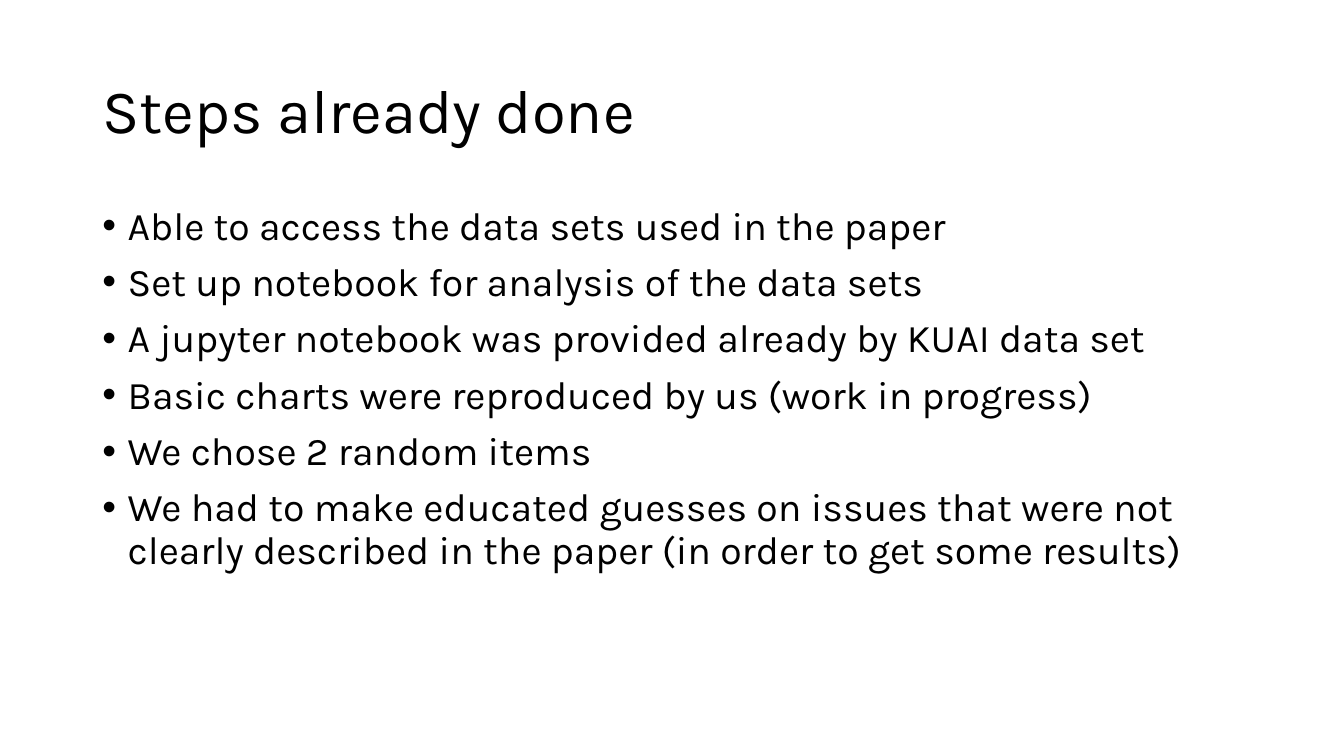
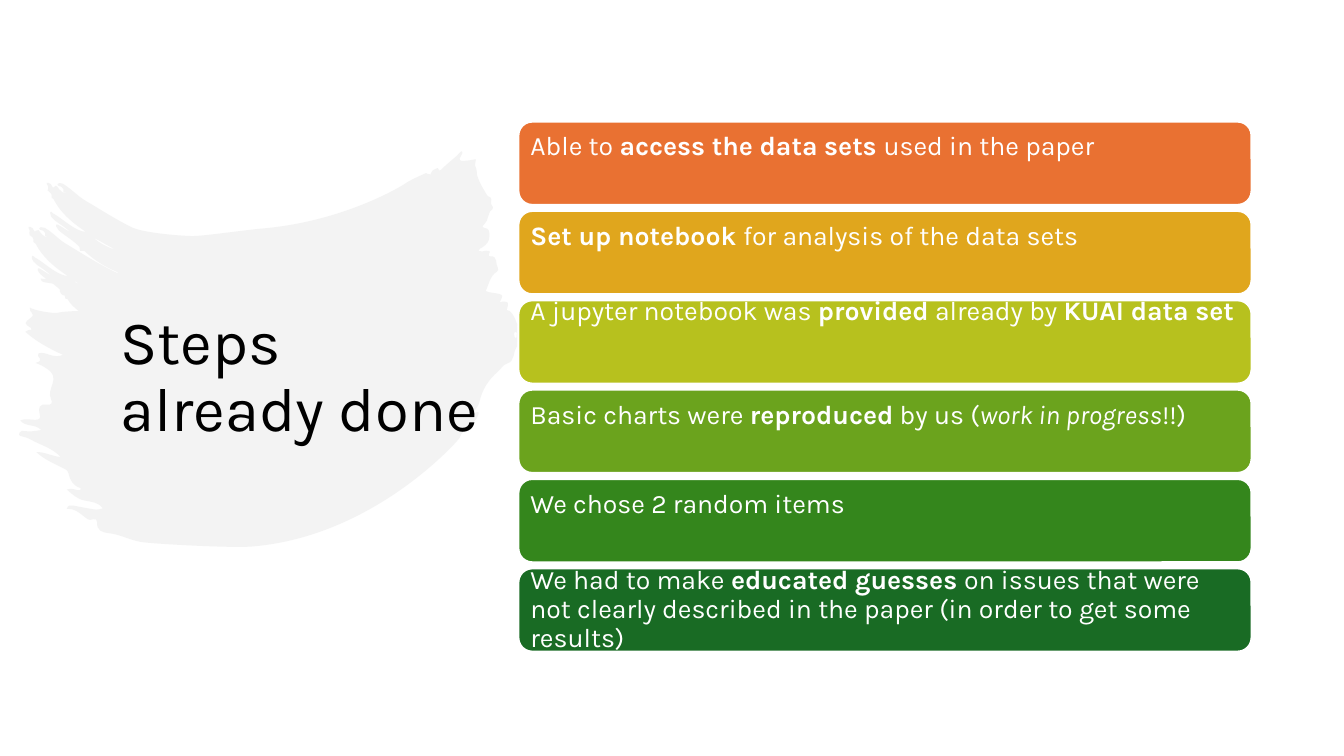
Before and after one commit to cfuss/edds_ex2, a slide deck: slide 2 of EDDS Exercise 2 - presentation.pptx. Drawn at 1344x756 pixels with LibreOffice and Linux fonts; fonts in the diff are those of the drawing. Boxes give left, top, right and bottom in pixels: in the first picture for what was removed or moved away, otherwise in the second. Text is boxed around its words. In the diff, an @@ line names an element or a change of style, - is before the commit and + after.

```diff
--- a/EDDS Exercise 2 - presentation.pptx
+++ b/EDDS Exercise 2 - presentation.pptx
@@ title "Steps already done" rewrapped from bbox=[102, 91, 635, 148] to bbox=[120, 324, 478, 446] @@
@@ freeform shape added at bbox=[19, 151, 518, 547], fill #E8E8E8 at 50% opacity @@
@@ text removed at bbox=[128, 213, 1181, 574] @@
-• Able to access the data sets used in the paper
-• Set up notebook for analysis of the data sets
-• A jupyter notebook was provided already by KUAI data set
-• Basic charts were reproduced by us (work in progress)
-• We chose 2 random items
-• We had to make educated guesses on issues that were not clearly described in the paper (in order to get some results)
@@ group added at bbox=[518, 122, 1251, 654]: 6 rounded rectangles, 6 texts @@
+Able to access the data sets used in the paper
+Set up notebook for analysis of the data sets
+A jupyter notebook was provided already by KUAI data set
+Basic charts were reproduced by us (work in progress!!)
+We chose 2 random items
+We had to make educated guesses on issues that were not clearly described in the paper (in order to get some results)
```
Also in this commit, not shown: 2 other slides changed, 1 slide added, 1 slide removed.
